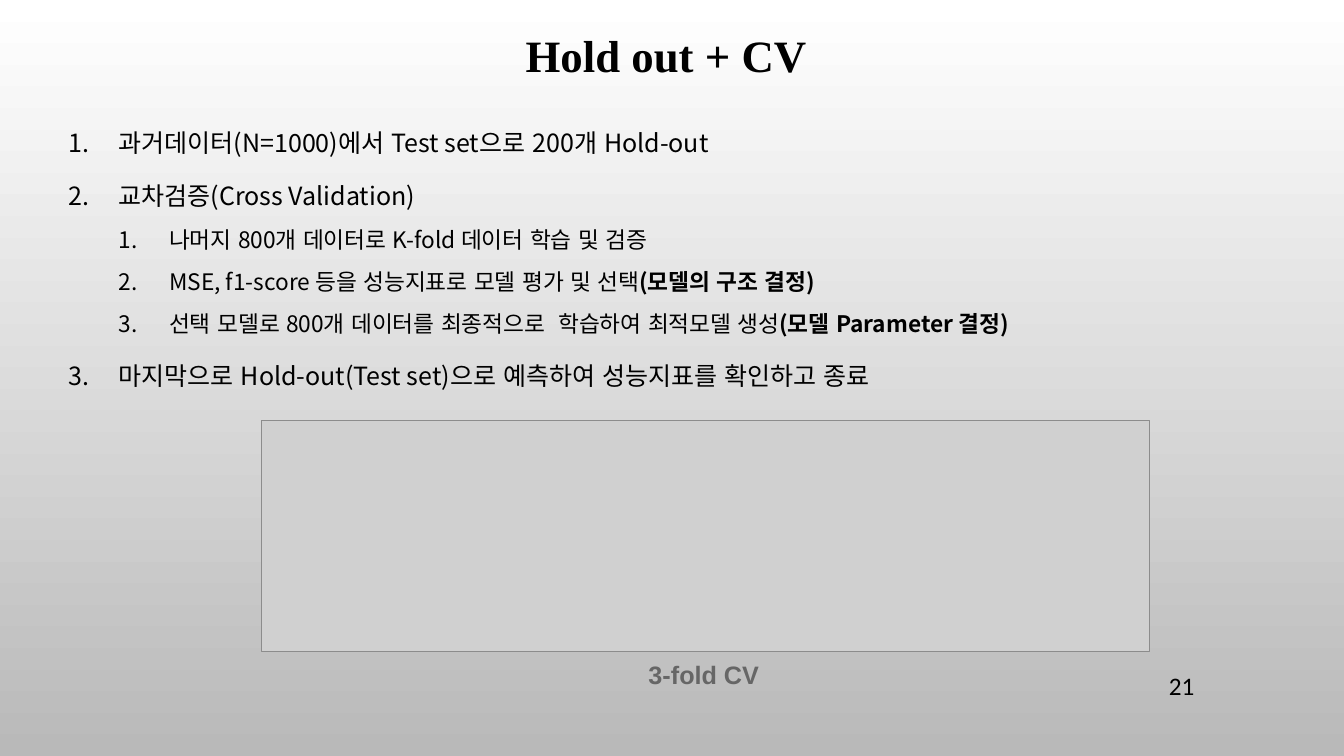
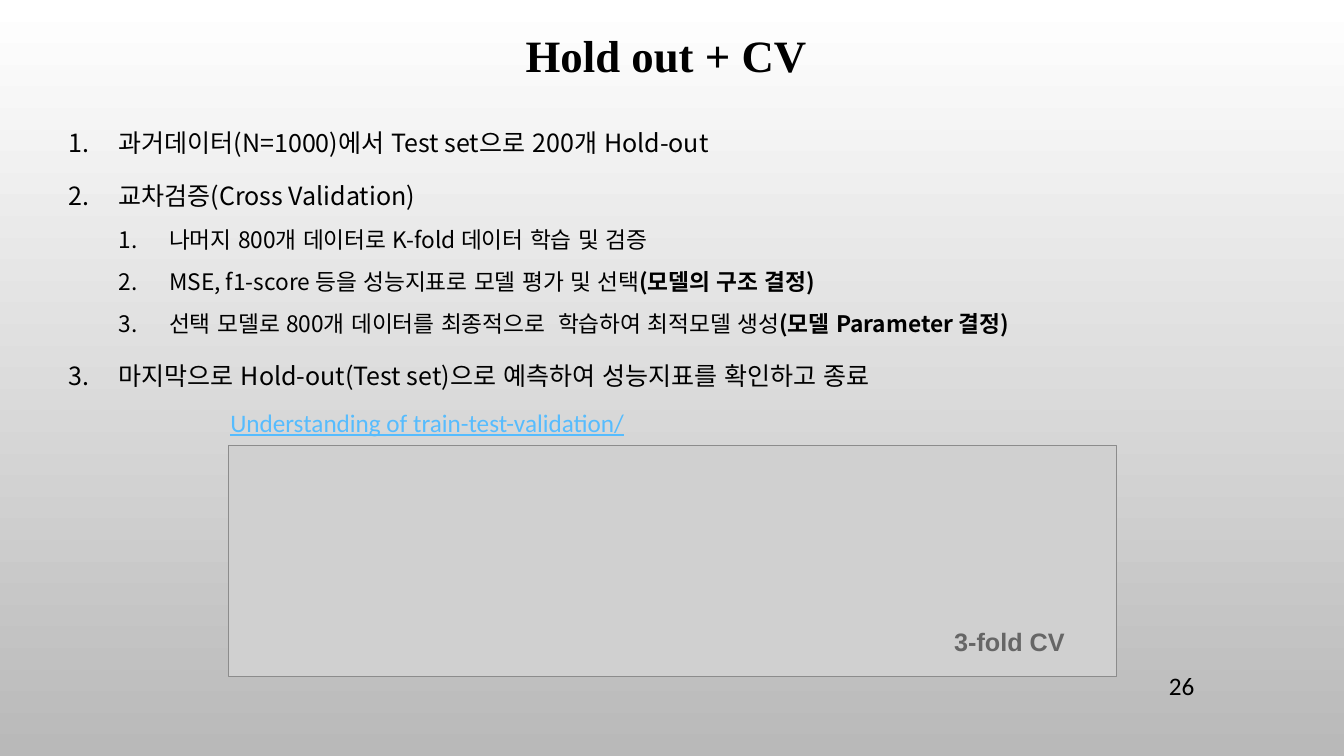
Before and after one commit to ancestor9/mathematics-for-machine-learning, a slide deck: slide 26 of 7_Applications of mathematics.pptx (slide 21 before the commit). Drawn at 1344x756 pixels with LibreOffice and Linux fonts; fonts in the diff are those of the drawing; grey boxes stand for pictures; background and template pictures are left out. Boxes give left, top, right and bottom in pixels: in the first picture for what was removed or moved away, otherwise in the second. Text is boxed around its words. In the diff, an @@ line names an element or a change of style, - is before the commit and + after.

```diff
--- a/7_Applications of mathematics.pptx
+++ b/7_Applications of mathematics.pptx
@@ text added at <box>230,414,624,437</box>, 18 pt, text #56BCFE, underline @@
+Understanding of train-test-validation/
@@ picture: place and size @@
-picture at <box>262,420,1150,651</box>
+picture at <box>229,446,1117,677</box>
@@ text "3-fold CV": place and size @@
-text "3-fold CV" at <box>648,666,759,684</box>
+text "3-fold CV" at <box>954,633,1065,651</box>
@@ page number at <box>1169,678,1195,695</box>: text changed @@
-21
+26
```
Also in this commit, not shown: 7 other slides changed, 11 slides added, 2 slides removed.
